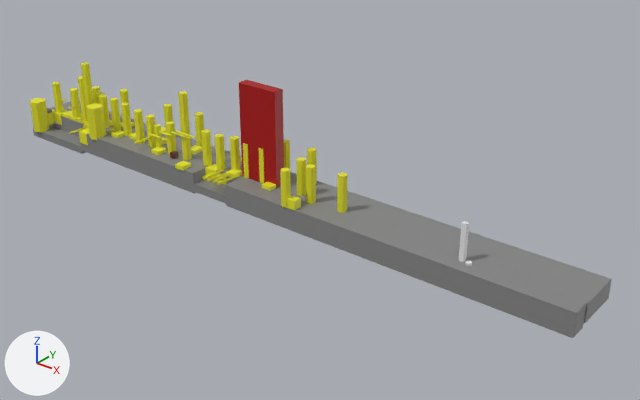
The Blender file assets/map_forest.blend: old version first, new version second.
Rendered twice from a 50 mm camera at (187.6, -125.9, 80.5) aimed at (81.3, 6.9, -1.9). The axes (+X, +Y, +Z) are drawn at lower left. The lights are the same throughout.

The first picture shows 'End', 'Ground', 'Ground.002', 'Ground.006', 'Ground.007', 'Monster', 'Tree.001', 'Tree.008'.
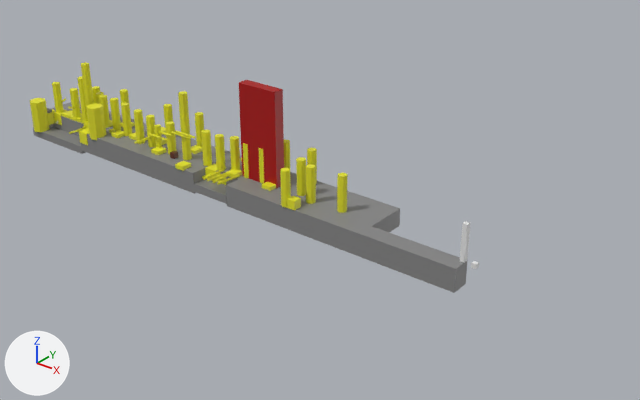
Edits to the scene script, one JSON object a line:
```json
{"op": "set", "path": "ob_ground_007.location", "old": "(68.8, 5.6, -1.8)", "new": "(46.8, 5.6, -1.8)"}
{"op": "set", "path": "ob_ground_007.scale", "old": "(10.0, 150.0, 4.0)", "new": "(10.0, 105.0, 4.0)"}
{"op": "set", "path": "ob_ground_002.location", "old": "(103.5, -1.4, -2.2)", "new": "(92.2, -1.4, -2.2)"}
{"op": "set", "path": "ob_ground_002.scale", "old": "(4.0, 80.0, 5.0)", "new": "(4.0, 57.0, 5.0)"}
{"op": "set", "path": "ob_end.location", "old": "(120.0, 0.0, 3.0)", "new": "(120.2, 0.0, 3.0)"}
```

Pixel boxes [x1, y1, x2, y2] of what changed, in the pictures (640 x 400 px):
```json
{"object": "Ground.002", "change": "moved, rescaled", "before": [225, 179, 587, 338], "after": [226, 179, 468, 293], "on screen": "33% narrower, 28% shorter"}
{"object": "Ground.007", "change": "moved, rescaled", "before": [49, 101, 612, 323], "after": [51, 101, 400, 232]}
{"object": "End", "change": "moved", "before": [459, 221, 469, 262], "after": [460, 221, 470, 263]}
```
